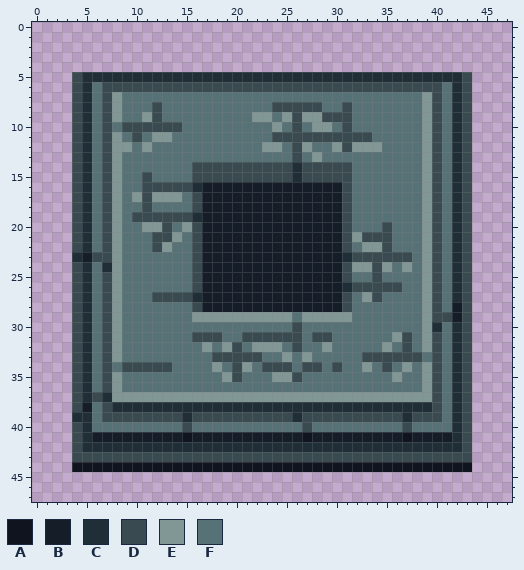
File history of a pixel-art file, world/props/levelportal/portal.aseprite. Above: the version before the commit.
48x48 pixels, 1 frame.
Palette (. is transparent): A #10141f  B #151d28  C #202e37  D #394a50  E #819796  F #577277
After the commit:
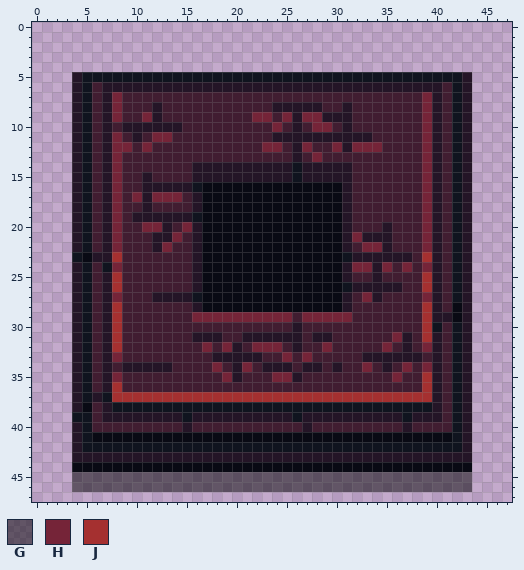
Colours new in this view: G #00000080  H #752438  J #a53030
Message: Portals are now the same theme as the substance giver
Edits made:
Colour B changes from #151d28 to #090a14.
Colour D changes from #394a50 to #241527.
Colour F changes from #577277 to #411d31.
Colour C becomes colour A in row 5 at x 5 to 42; in rows 6 to 13 at x 5 and 42; in rows 14 to 15 at x 5, 26 and 42; in row 16 at x 5, 16 and 42; in rows 17 to 18 at x 5 and 42; in row 19 at x 5, 16 and 42.
Colour C becomes colour A in rows 20 to 22 at x 5 and 42; in row 23 at x 4, 31 and 42; in row 24 at x 5, 7 and 42; in row 25 at x 5 and 42; in row 26 at x 5, 31 and 42; in row 27 at x 5, 16 and 42.
Colour C becomes colour A in rows 28 to 29 at x 5; in row 30 at x 5, 40 and 42; in rows 31 to 36 at x 5 and 42; in row 37 at x 5, 7 and 42; in row 38 at x 8 to 39 and 42; in row 39 at x 4 to 5, 15, 26, 37 and 42.
Colour C becomes colour A in rows 40 to 41 at x 5 and 42; in row 42 at x 5 to 42.
Colour A becomes colour B in row 41 at x 15, 27 and 37; in row 44 at x 4 to 43.
The author put colour G in rows 45 to 46 at x 4 to 43.
Colour E becomes colour H in rows 7 to 8 at x 8 and 39; in row 9 at x 8, 11, 22 to 23, 25, 27 to 28 and 39; in row 10 at x 24, 28 to 29 and 39; in row 11 at x 8, 12 to 13 and 39; in row 12 at x 8 to 9, 11, 23 to 24, 27, 30, 32 to 34 and 39; in row 13 at x 8, 28 and 39.
Colour E becomes colour H in rows 14 to 16 at x 8 and 39; in row 17 at x 8, 10, 12 to 14 and 39; in rows 18 to 19 at x 8 and 39; in row 20 at x 8, 11 to 12, 15 and 39; in row 21 at x 8, 14, 32 and 39; in row 22 at x 8, 13, 33 to 34 and 39.
Colour E becomes colour H in row 24 at x 8, 32 to 33, 35, 37 and 39; in row 27 at x 8, 33 and 39; in row 29 at x 16 to 25 and 27 to 31; in row 31 at x 36; in row 32 at x 17, 19, 22 to 24, 29, 35 and 39; in row 33 at x 8, 25 and 27.
Colour E becomes colour H in row 34 at x 18, 21, 33, 37 and 39; in row 35 at x 8, 19, 24 to 25 and 36.
Colour E becomes colour J in row 23 at x 8 and 39; in rows 25 to 26 at x 8 and 39; in rows 28 to 31 at x 8 and 39; in row 32 at x 8; in row 35 at x 39; in row 36 at x 8 and 39.
Colour E becomes colour J in row 37 at x 8 to 39.
Where, in picture pixels (left, top, right, bottom), the same in both pictures:
changed: (72, 72, 472, 492)
